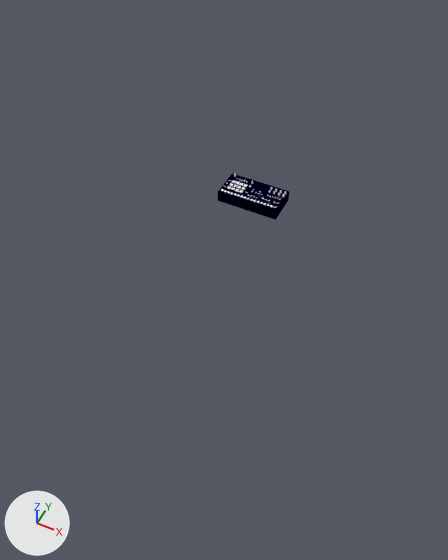
Two versions of the Blender file rytm.blend, one commit apart.
The view is the same before and after, from a 50 mm camera at (2.01, -4.72, 4.37) aimed at (0.26, -1.22, -0.01). The axes (+X, +Y, +Z) are drawn at lower left. The lights are the same throughout.

Objects in the first picture: 'main_body.001', 'pad.013', 'pad.014', 'pad.016', 'pad.018', 'pad.019', 'pad.023'.
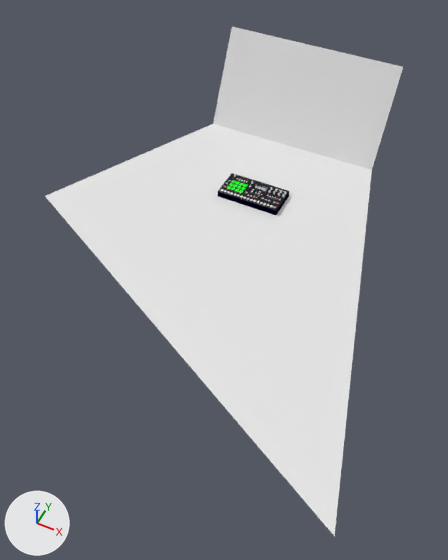
Edits to the bpy script that builds the scene:
```text
Add img_rytm1_2048x2048_png:
    img_rytm1_2048x2048_png = load_image('rytm1_2048x2048.png', 'rytm1_2048x2048.png', 929, 481, 'sRGB')
Add mat_pad_1:
    mat_pad_1 = emission_material('Pad_1')
    mat_pad_1.base_color = (0.0, 0.814, 0.00291)  # green #00e90a
Add mat_rytm1_2048x2048:
    mat_rytm1_2048x2048 = bpy.data.materials.new('rytm1_2048x2048')
    # uses the picture img_rytm1_2048x2048_png
Change me_cube_550:
    where me_cube_550.from_pydata(...)  # 8 vertices, 6 faces; spans x -1.0..1.0, y -1.0..1.0, z -1.0..1.0
    add me_cube_550.materials.append(mat_pad_1)  # green #00e90a
Add me_rytm1_2048x2048_060:
    me_rytm1_2048x2048_060.from_pydata(...)  # 4 vertices, 1 face; spans x -0.97..0.97, y -0.5..0.5, z 0.0
    me_rytm1_2048x2048_060.materials.append(mat_rytm1_2048x2048)
Add me_new_mesh_006:
    me_new_mesh_006.from_pydata([(-1.0, 1.0, 0.0), (1.0, 1.0, 0.0), (2.0, -3.0, 0.0), (-2.0, -1.0, 0.0), (-1.0, 1.5, 1.0), (1.0, 1.5, 1.0)], [], [(0, 1, 2, 3), (0, 1, 5, 4)])
Change ob_main_body:
    remove ob_main_body.hide_set(True)  # its collection is switched off
Change ob_main_body_001:
    add ob_main_body_001.hide_set(True)  # its collection is switched off
Add ob_rytm1_2048x2048:
    ob_rytm1_2048x2048 = bpy.data.objects.new('rytm1_2048x2048', me_rytm1_2048x2048_060)
    ob_rytm1_2048x2048.location = (-0.002, 0.001, 0.062)
    ob_rytm1_2048x2048.scale = (0.354, 0.356, 0.356)
Add ob_new_object:
    ob_new_object = bpy.data.objects.new('New object', me_new_mesh_006)
    ob_new_object.location = (0.0, 0.0, 0.0)
```

Changed parts and their boxes (x1, y1, x2, y2) in the pictures (448 x 560 px):
'New object', added: after (45, 27, 403, 536)
'main_body.001', hidden (black): before (218, 173, 289, 220)
'rytm1_2048x2048', added: after (217, 173, 289, 211)
'main_body', shown: after (218, 192, 289, 215)
